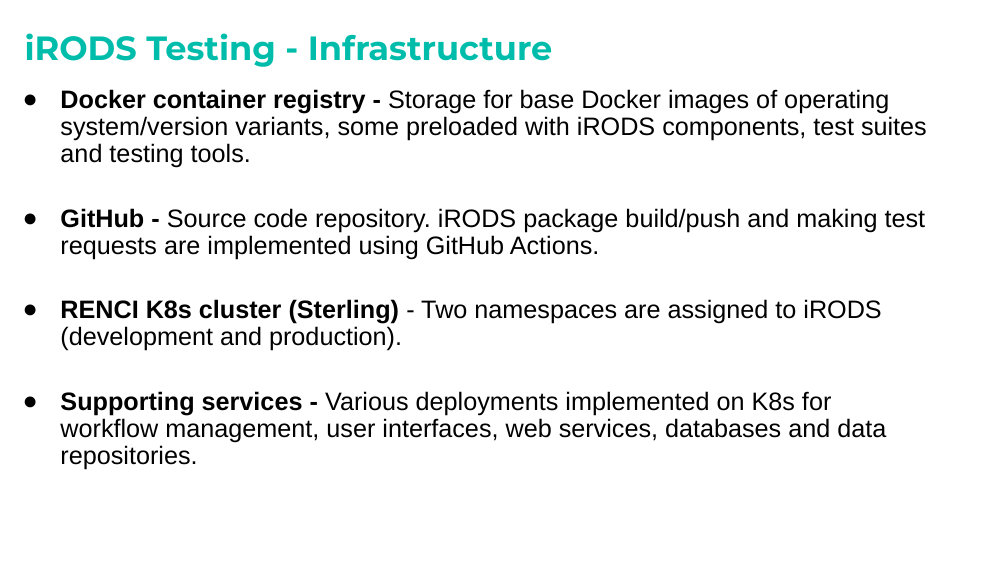
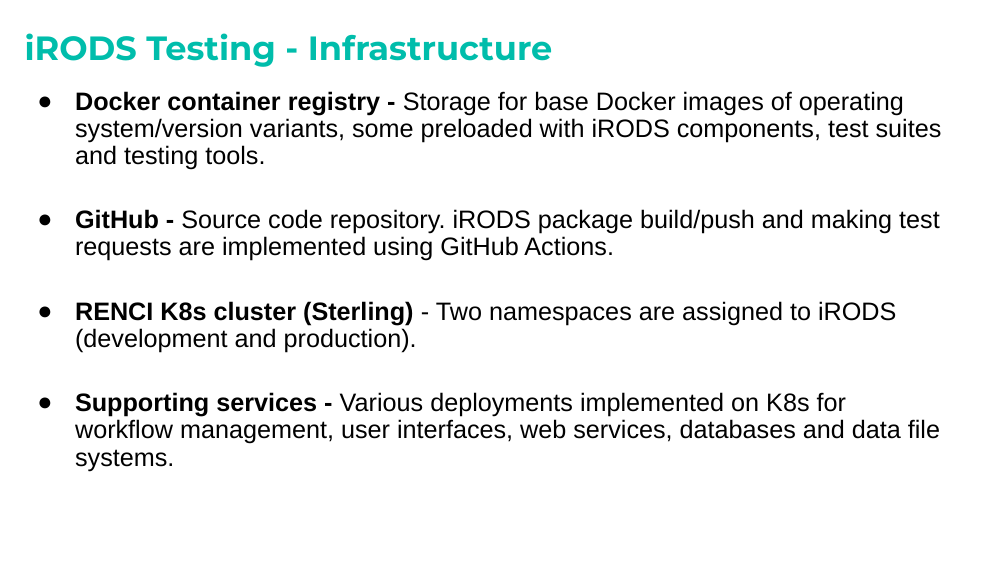
Before and after one commit to irods/irods_k8s, a slide deck: slide 7 of Docs/iRODS SuperV presentation.pptx (slide 6 before the commit). Drawn at 1008x567 pixels with LibreOffice and Linux fonts; fonts in the diff are those of the drawing; background and template pictures are left out. Boxes give left, top, right and bottom in pixels: in the first picture for what was removed or moved away, otherwise in the second. Text is boxed around its words. In the diff, an @@ line names an element or a change of style, - is before the commit and + after.

```diff
--- a/Docs/iRODS SuperV presentation.pptx
+++ b/Docs/iRODS SuperV presentation.pptx
@@ text "Docker container registry - Storage ...": place and size @@
-text "Docker container registry - Storage ..." at <box>60,89,927,470</box>
+text "Docker container registry - Storage ..." at <box>75,91,942,471</box>
@@ text at <box>75,392,940,471</box>: text changed @@
-● Supporting services - Various deployments implemented on K8s for workflow management, user interfaces, web services, databases and data repositories.
+● Supporting services - Various deployments implemented on K8s for workflow management, user interfaces, web services, databases and data file systems.
```
Also in this commit, not shown: 9 other slides changed, 1 slide added, 1 other file.
